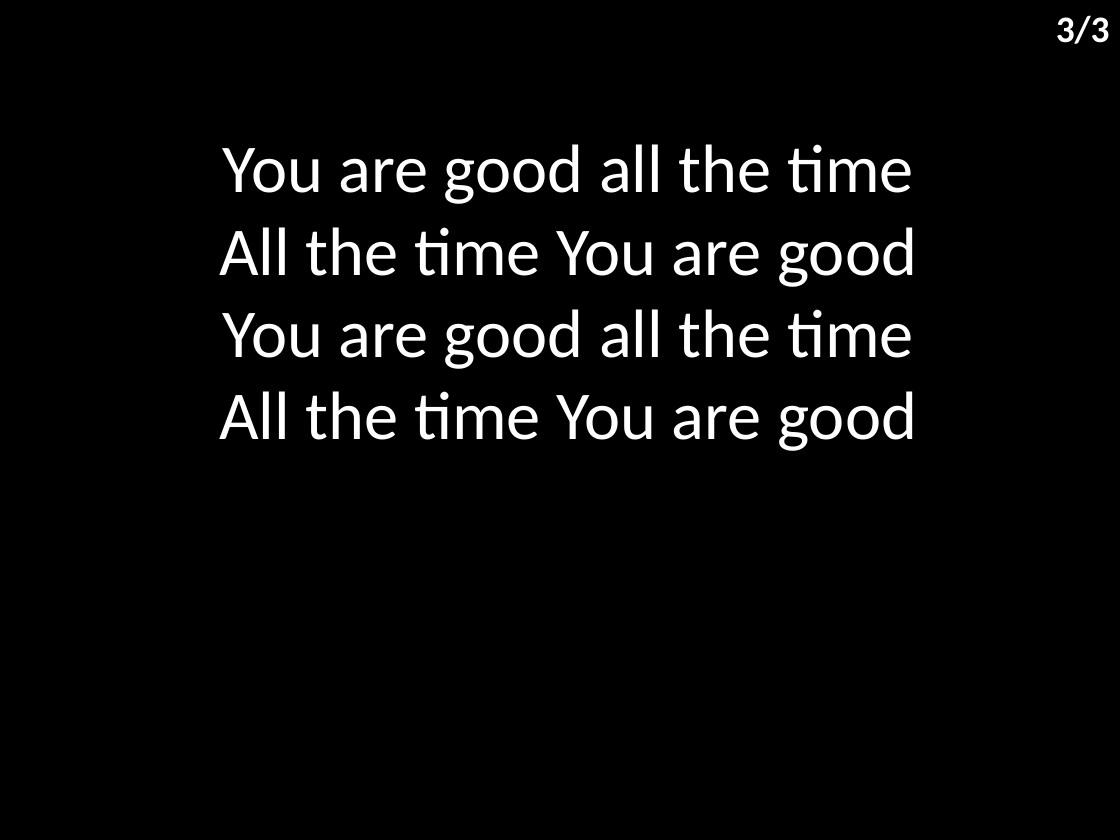
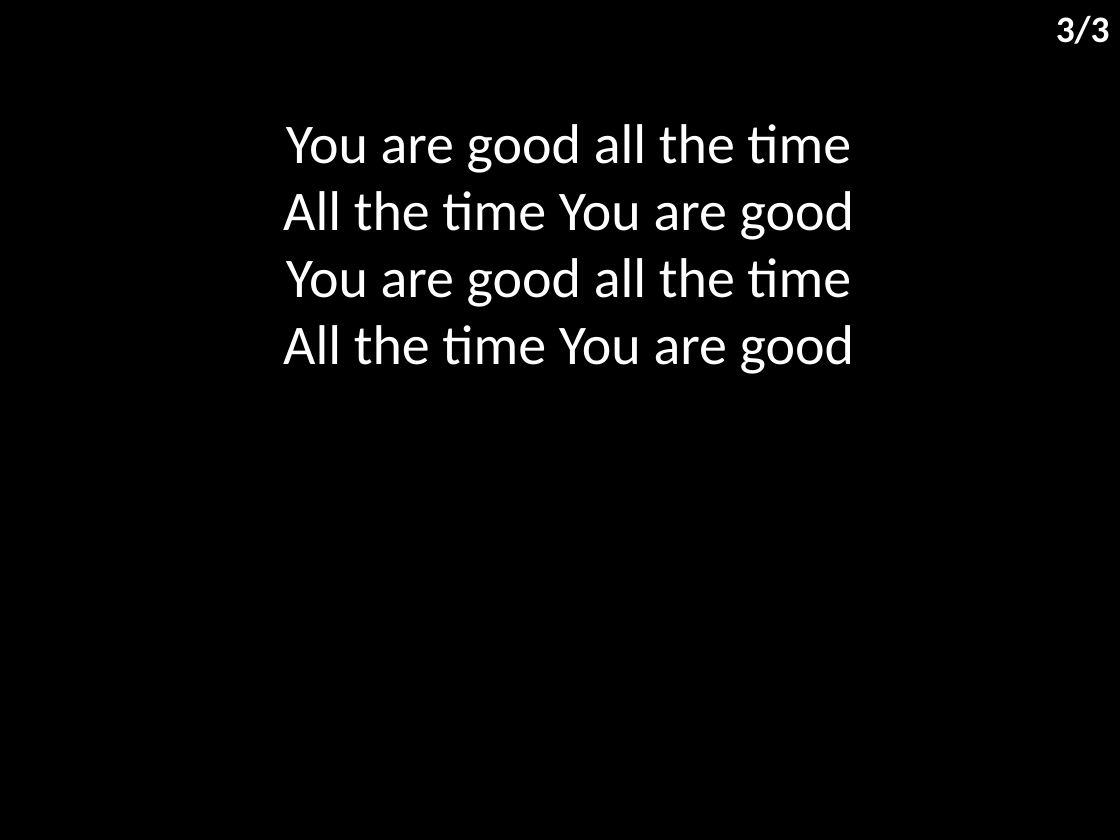
Before and after one commit to hoo-are-ya/worship, a slide deck: slide 4 of docs/songs/you are good.pptx. Drawn at 1120x840 pixels with LibreOffice and Linux fonts; fonts in the diff are those of the drawing. Boxes give left, top, right and bottom in pixels: in the first picture for what was removed or moved away, otherwise in the second. Text is boxed around its words. In the diff, an @@ line names an element or a change of style, - is before the commit and + after.

```diff
--- a/docs/songs/you are good.pptx
+++ b/docs/songs/you are good.pptx
@@ subtitle "You are good all the ..." at (x1=283, y1=124, x2=854, y2=374): size 44 to 36 pt; less space between paragraphs @@
```
Also in this commit, not shown: 2 other slides changed, 9 other files.
